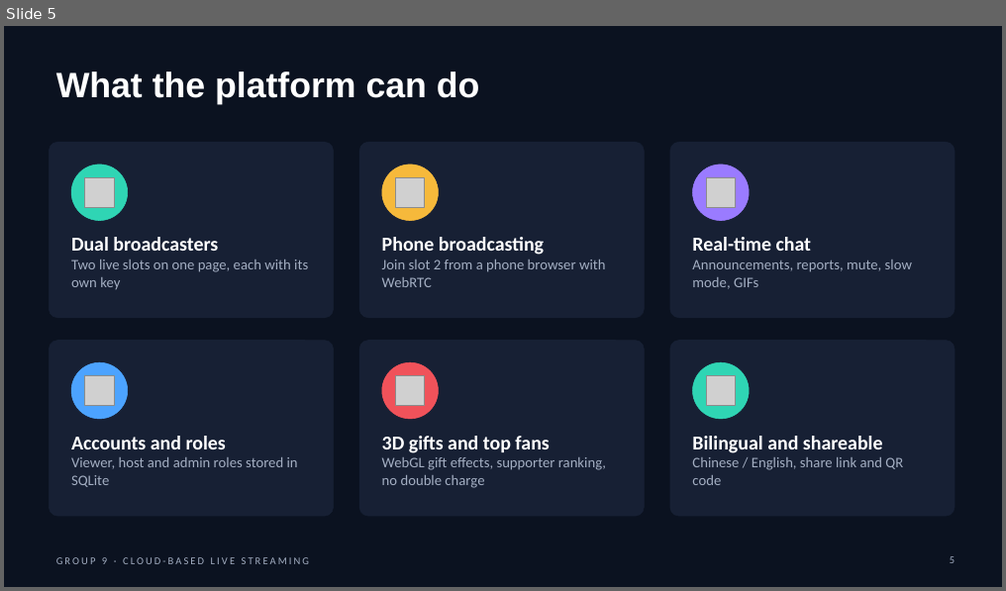
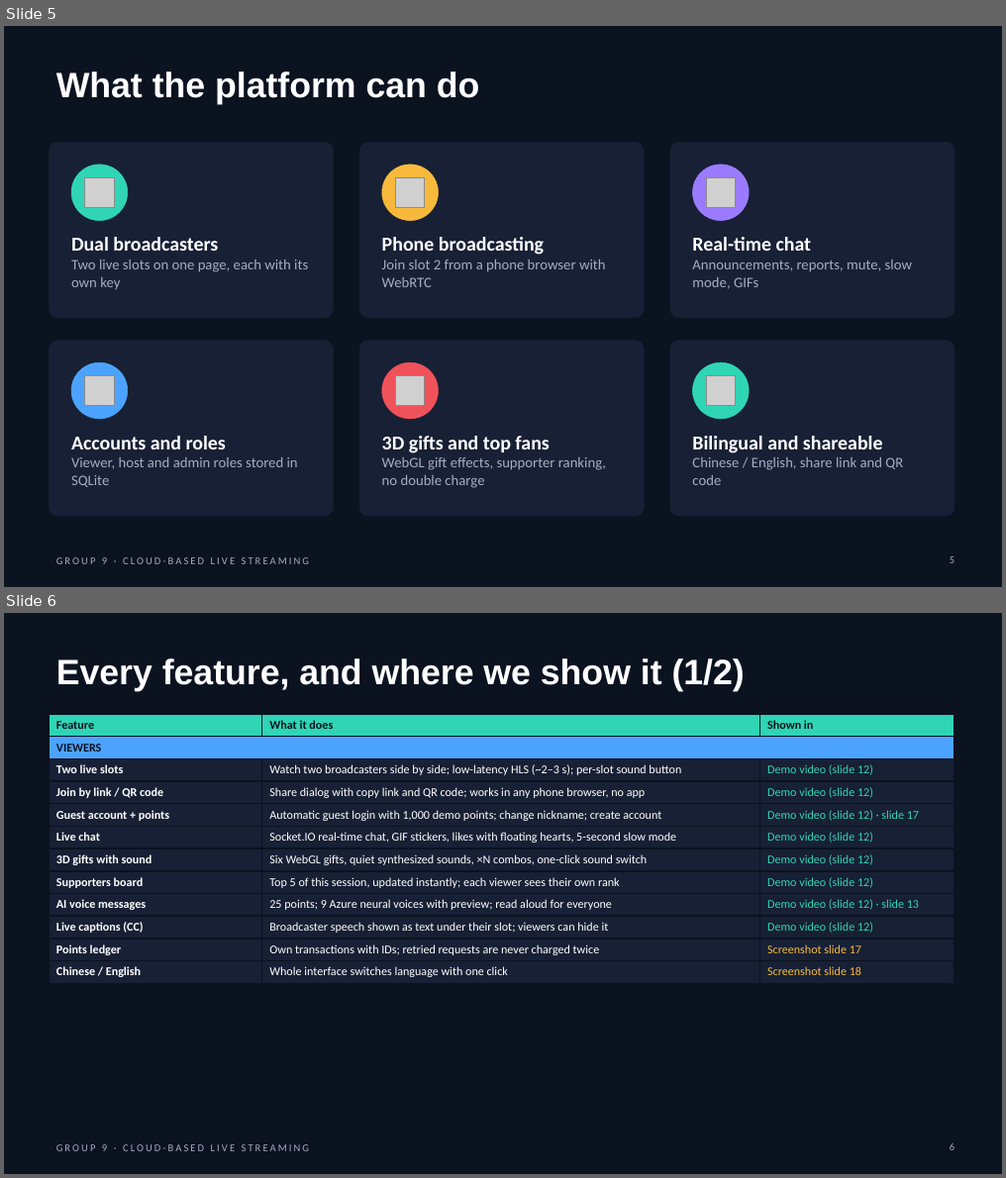
Before and after one commit to yycc0112299/live_streaming, a slide deck: docs/final-report/Group 9.pptx. Shown one above the other, each under a label of ours: slide 5 before the commit, slides 5 and 6 after it. The pictures are 1006x591 and 1006x1178 pixels, drawn with LibreOffice and Linux fonts; fonts in the diff are those of the drawing; grey boxes stand for pictures. Boxes give left, top, right and bottom in pixels: in the first picture for what was removed or moved away, otherwise in the second. Text is boxed around its words. In the diff, an @@ line names an element or a change of style, - is before the commit and + after.

```diff
--- a/docs/final-report/Group 9.pptx
+++ b/docs/final-report/Group 9.pptx
@@ slide 6 added at [4,613,1002,1174], background #0B1220; not listed: 1 template element that a slide beside it also shows @@
@@ title added at [56,659,745,692], 34 pt, text #FFFFFF, bold @@
+Every feature, and where we show it (1/2)
@@ table added at [49,714,954,981], 12 rows, 3 columns @@
+Feature | What it does | Shown in
+VIEWERS |  | 
+Two live slots | Watch two broadcasters side by side; low-latency HLS (~2–3 s); per-slot sound button | Demo video (slide 12)
+Join by link / QR code | Share dialog with copy link and QR code; works in any phone browser, no app | Demo video (slide 12)
+Guest account + points | Automatic guest login with 1,000 demo points; change nickname; create account | Demo video (slide 12) · slide 17
+Live chat | Socket.IO real-time chat, GIF stickers, likes with floating hearts, 5-second slow mode | Demo video (slide 12)
+3D gifts with sound | Six WebGL gifts, quiet synthesized sounds, ×N combos, one-click sound switch | Demo video (slide 12)
+Supporters board | Top 5 of this session, updated instantly; each viewer sees their own rank | Demo video (slide 12)
+AI voice messages | 25 points; 9 Azure neural voices with preview; read aloud for everyone | Demo video (slide 12) · slide 13
+Live captions (CC) | Broadcaster speech shown as text under their slot; viewers can hide it | Demo video (slide 12)
+Points ledger | Own transactions with IDs; retried requests are never charged twice | Screenshot slide 17
+Chinese / English | Whole interface switches language with one click | Screenshot slide 18
@@ page number added at [949,1144,954,1151], 10 pt, text #A3AEC2 @@
+6
```
Also in this commit, not shown: 3 slides changed, 2 other slides added, 5 other files.
